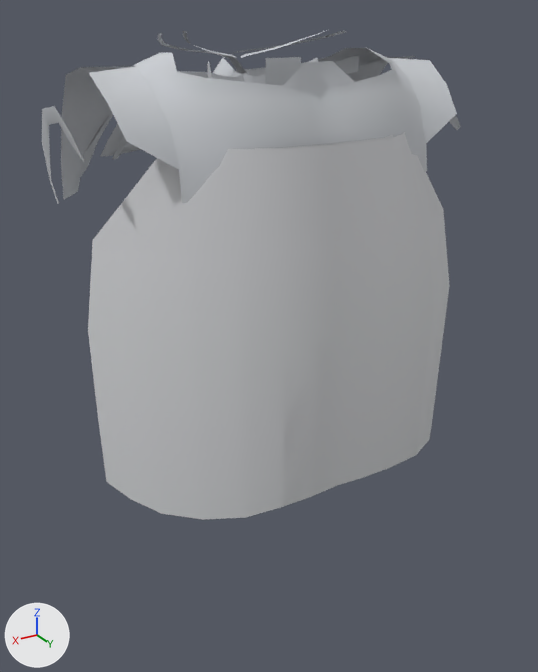
Two versions of the glTF model assets/models/outfits/wear/frost_pelt_peasant_female.gltf, one commit apart.
Camera for both pictures: a 50 mm camera at (0.357, 0.652, 1.548) aimed at (0.02, 0.091, 1.267). Lighting does not change. The marker at lower left points along +X, +Y and +Z. The first picture is the older version. Vertices at exactly the same position are counted once.

Names of what the first picture shows: 'frost_pelt_peasant_female'.
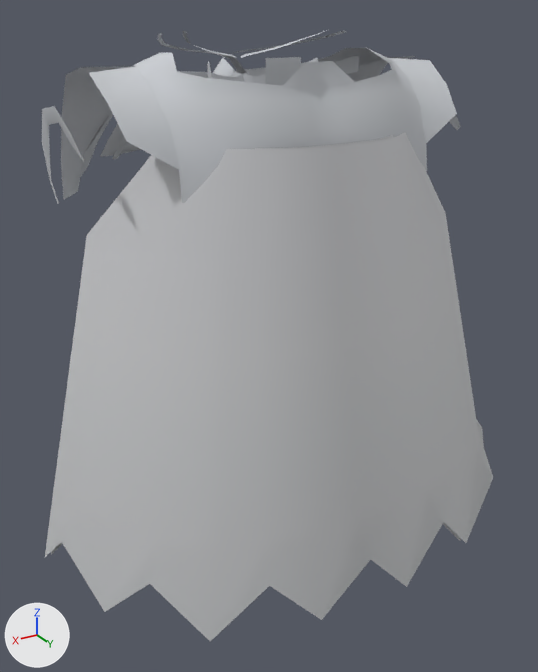
The edits, one by one:
me_frost_pelt_peasant_female is used by ob_frost_pelt_peasant_female; location (0.0, 0.0, 0.0).
me_frost_pelt_peasant_female had 553 vertices, 713 faces and spanned x -0.193..0.193, y -0.093..0.188, z 1.144..1.536.
me_frost_pelt_peasant_female now has 595 vertices, 789 faces and spans x -0.246..0.246, y -0.093..0.262, z 1.075..1.536.
me_frost_pelt_peasant_female part 1: the loose piece of 75 vertices spanning x -0.186..0.186, y 0.055..0.188, z 1.144..1.455 is rebuilt with 96 vertices and now spans x -0.241..0.241, y 0.049..0.256, z 1.075..1.455.
me_frost_pelt_peasant_female part 2: the loose piece of 75 vertices spanning x -0.18..0.18, y 0.054..0.182, z 1.144..1.455 is rebuilt with 96 vertices and now spans x -0.246..0.246, y 0.049..0.262, z 1.075..1.455.

Where the change shows, as pixel boxes [x1, y1, x2, y2] in the pictures (538 x 672 px):
'frost_pelt_peasant_female', reshaped (8% wider, 25% taller): before [42, 30, 461, 520]; after [42, 30, 493, 641]
part 1 of me_frost_pelt_peasant_female, rebuilt (mostly hidden afterwards): before [88, 132, 450, 520]; after [51, 135, 461, 555]
part 2 of me_frost_pelt_peasant_female, rebuilt (mostly hidden before): before [255, 135, 393, 149]; after [45, 132, 493, 641]
